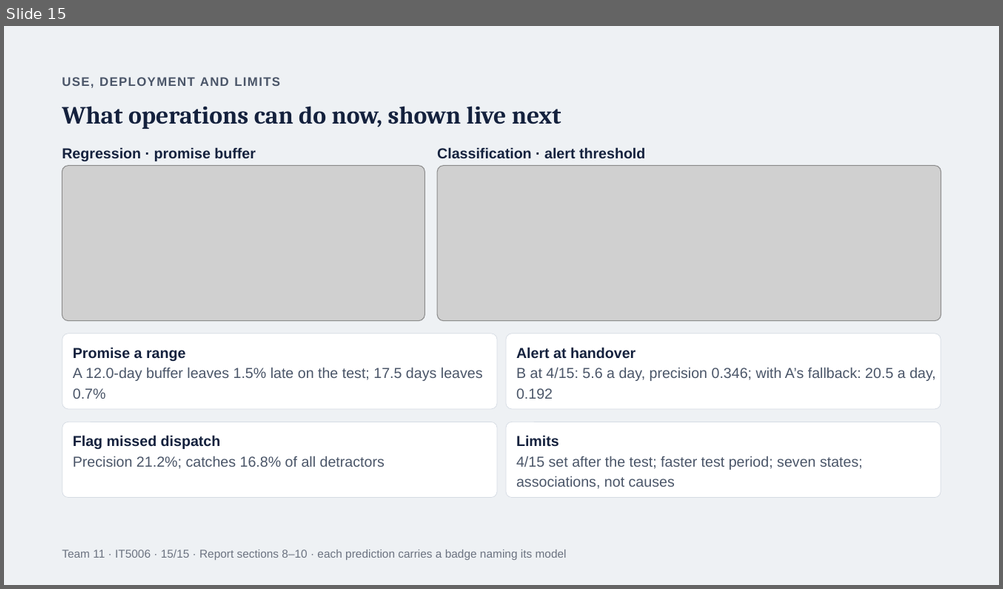
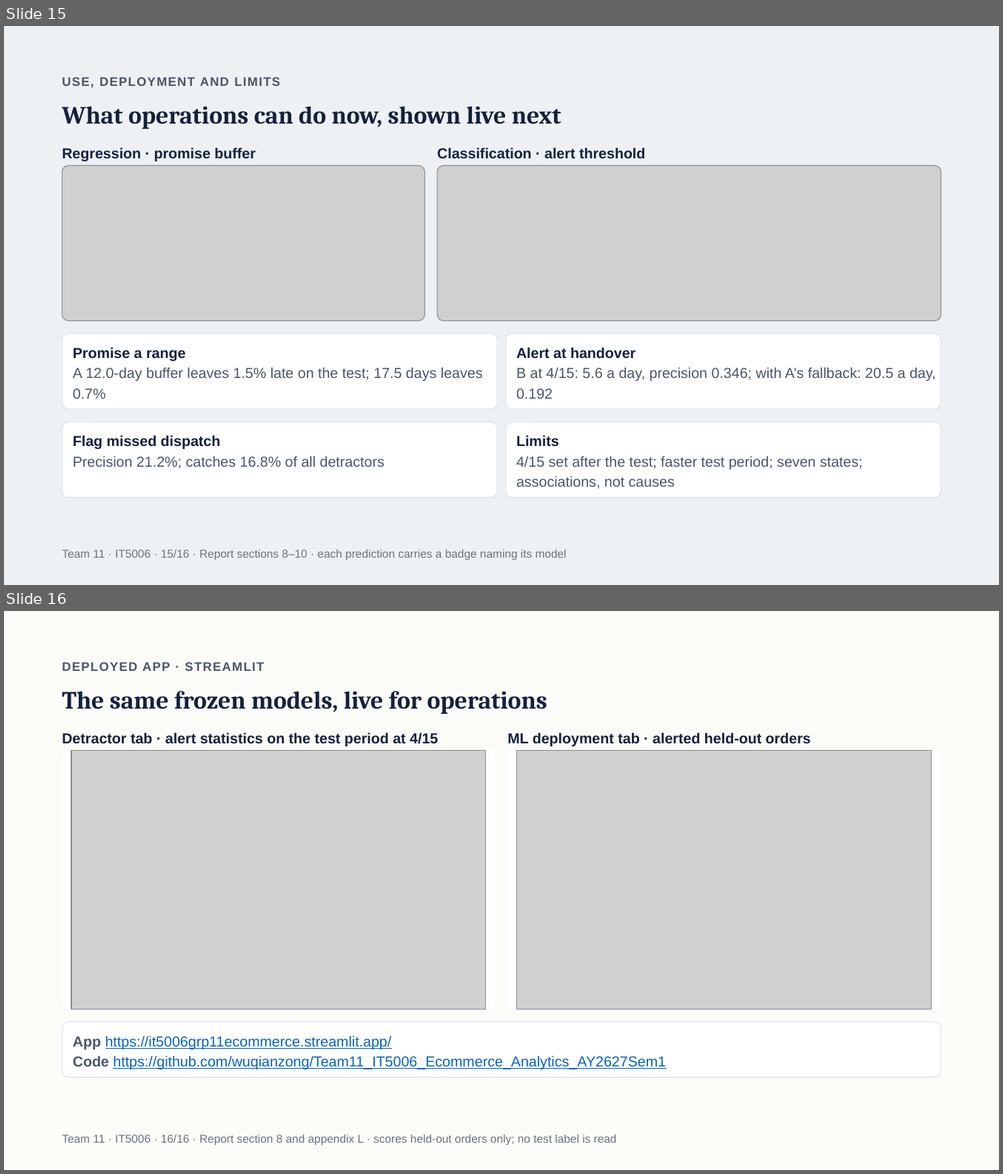
Before and after one commit to wuqianzong/Team11_IT5006_Ecommerce_Analytics_AY2627Sem1, a slide deck: experiments/experiment_5/pipeline_b/deliverables/exports/2026-11-02/Team11_final_deck_v2.1.pptx. Shown one above the other, each under a label of ours: slide 15 before the commit, slides 15 and 16 after it. The pictures are 1003x589 and 1003x1174 pixels, drawn with LibreOffice and Linux fonts; fonts in the diff are those of the drawing; grey boxes stand for pictures. Boxes give left, top, right and bottom in pixels: in the first picture for what was removed or moved away, otherwise in the second. Text is boxed around its words. In the diff, an @@ line names an element or a change of style, - is before the commit and + after.

```diff
--- a/experiments/experiment_5/pipeline_b/deliverables/exports/2026-11-02/Team11_final_deck_v2.1.pptx
+++ b/experiments/experiment_5/pipeline_b/deliverables/exports/2026-11-02/Team11_final_deck_v2.1.pptx
@@ slide 16 added at (x1=4, y1=611, x2=999, y2=1170), background #FBFBF8 @@
@@ text added at (x1=62, y1=662, x2=264, y2=671), 12 pt, text #4A5568, bold @@
+DEPLOYED APP · STREAMLIT
@@ title added at (x1=62, y1=691, x2=547, y2=714), 24 pt, text #14213D, bold @@
+The same frozen models, live for operations
@@ text added at (x1=62, y1=732, x2=438, y2=746), 14 pt, text #14213D, bold @@
+Detractor tab · alert statistics on the test period at 4/15
@@ text added at (x1=507, y1=732, x2=811, y2=746), 14 pt, text #14213D, bold @@
+ML deployment tab · alerted held-out orders
@@ rounded rectangle added at (x1=62, y1=751, x2=495, y2=1009), fill #FFFFFF @@
@@ picture added at (x1=71, y1=751, x2=486, y2=1009) @@
@@ rounded rectangle added at (x1=508, y1=751, x2=941, y2=1009), fill #FFFFFF @@
@@ picture added at (x1=517, y1=751, x2=931, y2=1009) @@
@@ rounded rectangle added at (x1=62, y1=1022, x2=940, y2=1077), fill #FFFFFF, outline #D5DBE3 0.5 pt @@
@@ text added at (x1=73, y1=1036, x2=392, y2=1050), 14 pt, text #0563C1, underline @@
+App https://it5006grp11ecommerce.streamlit.app/
@@ text added at (x1=73, y1=1056, x2=666, y2=1070), 14 pt, text #0563C1, underline @@
+Code https://github.com/wuqianzong/Team11_IT5006_Ecommerce_Analytics_AY2627Sem1
@@ text added at (x1=62, y1=1135, x2=617, y2=1145), 11 pt, text #6B7280 @@
+Team 11 · IT5006 · 16/16 · Report section 8 and appendix L · scores held-out orders only; no test label is read
@@ slide 15 changed as well @@
@@ text at (x1=62, y1=550, x2=566, y2=560): text changed @@
-Team 11 · IT5006 · 15/15 · Report sections 8–10 · each prediction carries a badge naming its model
+Team 11 · IT5006 · 15/16 · Report sections 8–10 · each prediction carries a badge naming its model
```
Also in this commit, not shown: 13 other slides changed, 58 other files.
